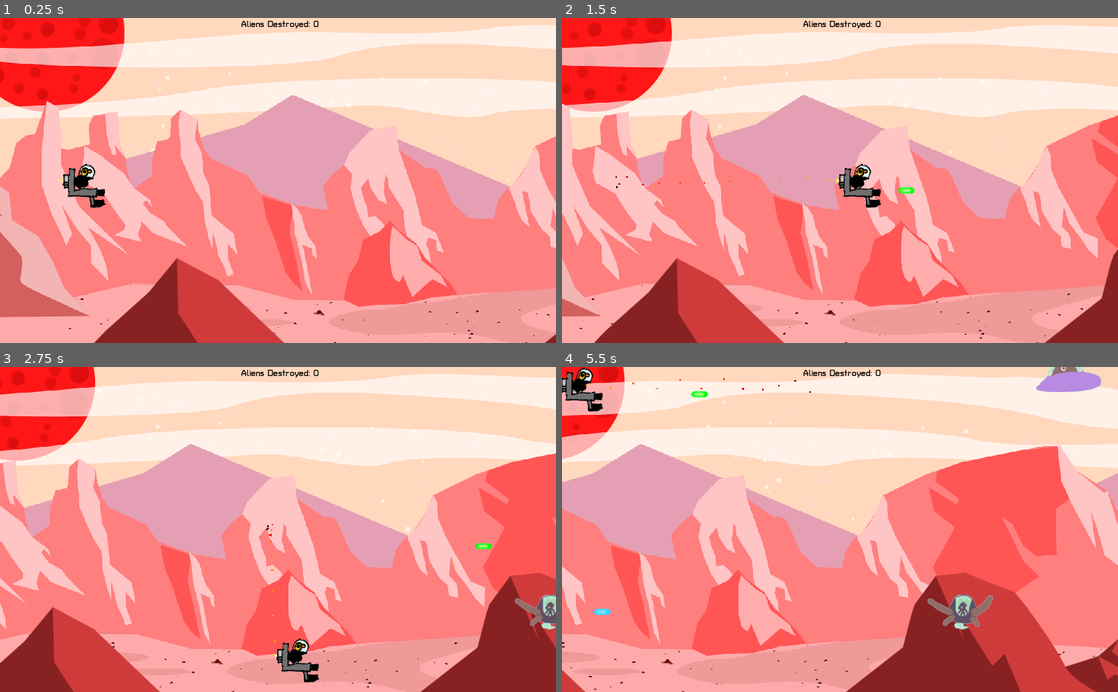
Above: before the commit, frames 1-4 (two rows, left to right).
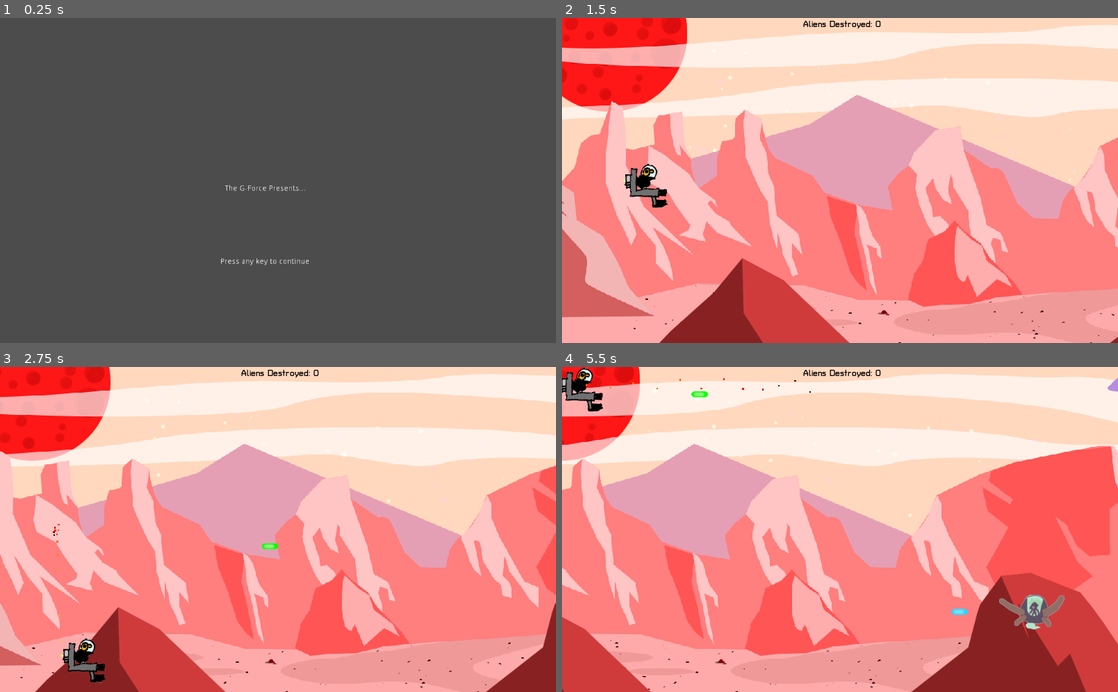
Above: after the commit, the same moments.

Repository: the-g-force/FamJam-January2021
Game: Godot game, scene res://src/SplashScreen.tscn
The game is run twice, just before and just after one commit, with the same random seed, the same clock (stepped at 60 frames per second) and the same inputs. Before the commit the project starts from res://src/Level.tscn.
Inputs (mouse positions are in pixels of both pictures, inside the frame that each line leads up to):
- Up to frame 1 (0.25 s): no input
- Up to frame 2 (1.5 s): tap Enter at 0.5 s; move the mouse to (962, 164) at 0.52 s; hold D (move_right) 0.53-1.25 s; tap Space (fire) at 0.6 s; click (962, 164) at 0.67 s; click (845, 200) at 1.25 s, where only the run after the commit has a clickable "Play"
- Up to frame 3 (2.75 s): move the mouse to (166, 545) at 2.02 s; hold S (move_down) from 2.03 s (still down); tap Space (fire) at 2.1 s
- Up to frame 4 (5.5 s): move the mouse to (895, 458) at 2.77 s; release S (move_down) at 2.78 s; hold D (move_right) 2.78-3.53 s; tap Space (fire) every 0.75 s from 2.85 to 5.1 s; move the mouse to (812, 594) at 3.52 s; hold W (move_up) 3.53-4.28 s; click (812, 594) at 3.67 s; move the mouse to (1006, 578) at 4.27 s; hold A (move_left) from 4.28 s (still down); move the mouse to (673, 480) at 5.02 s

The runs differ from the first frame. In frame 1, 100% of the frame differs, in the area x 0-100%, y 0-100%; in frame 2, 45%; in frame 3, 47%; in frame 4, 48%.

Commit message:
Start with splash screen

Diff:
--- a/project/project.godot
+++ b/project/project.godot
@@ -27,7 +27,7 @@
 [application]
 
 config/name="FamJam-January2021"
-run/main_scene="res://src/Level.tscn"
+run/main_scene="res://src/SplashScreen.tscn"
 config/icon="res://icon.png"
 
 [autoload]
